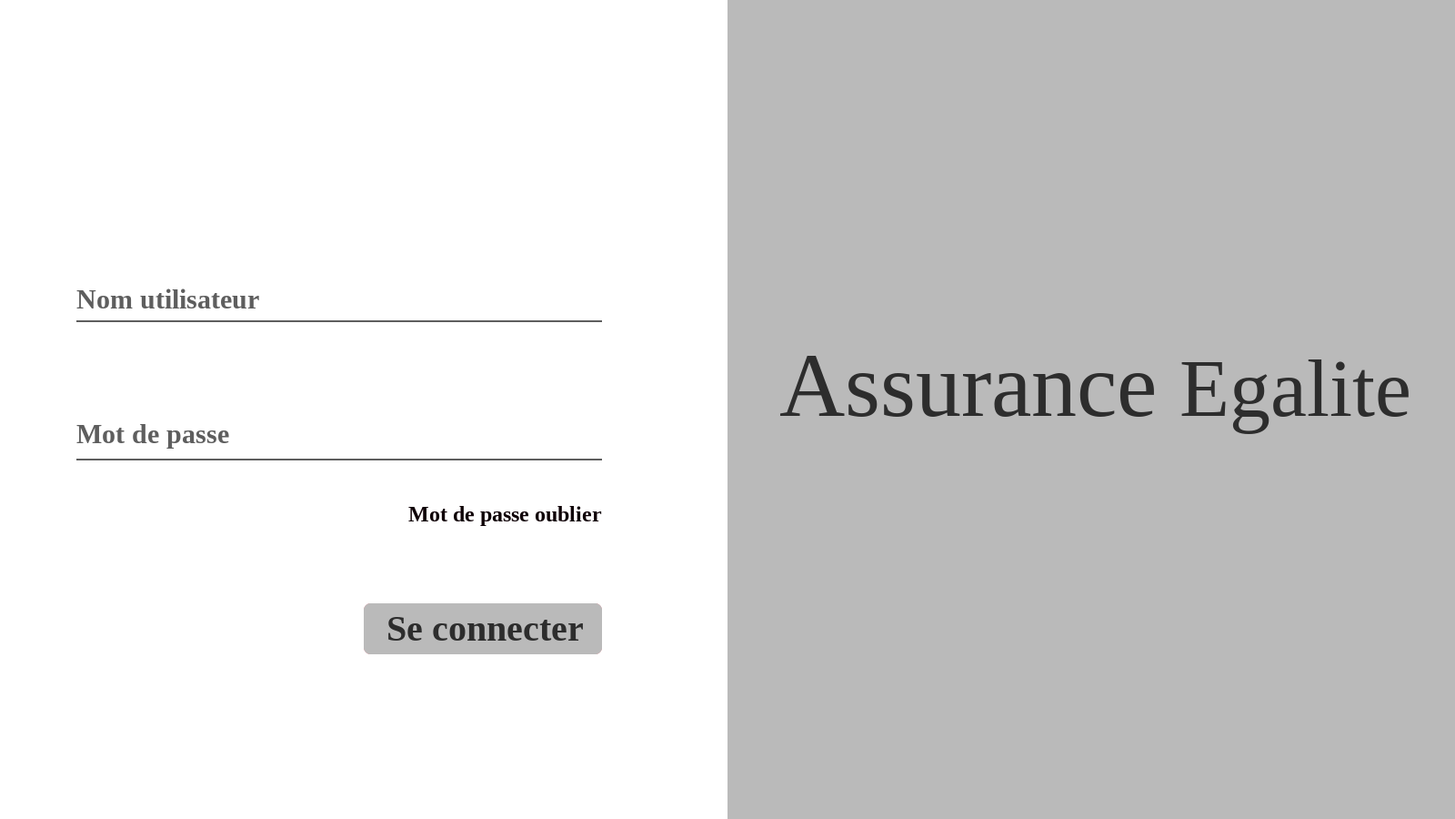
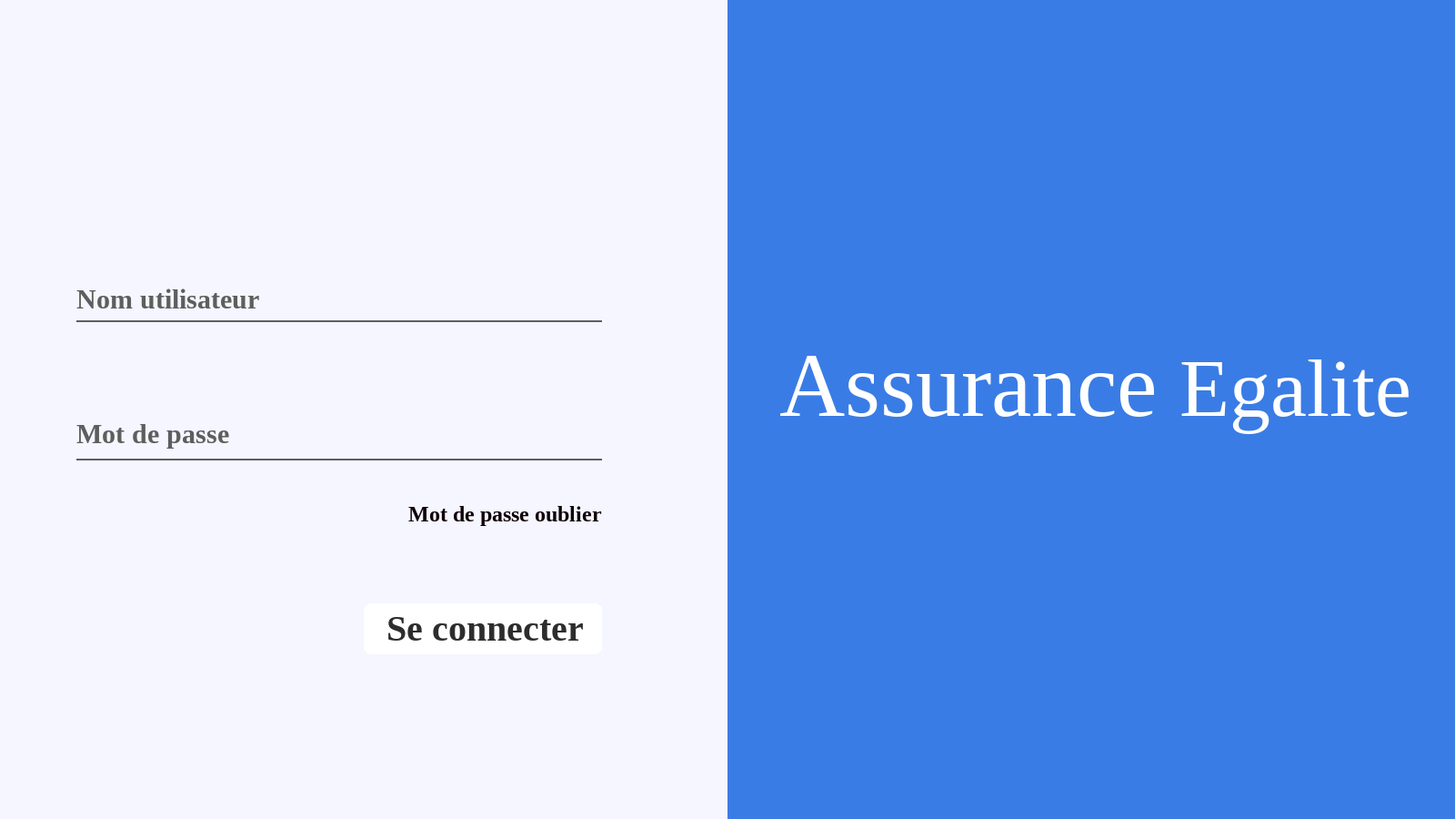
Revision of a layered 1455px x 819px image; what changed, layer by layer:
painted on "Assurance Egalite" over [779, 355, 1409, 434]
painted on "validation" over [363, 603, 603, 654]
painted on "cote_nom" over [727, 0, 1455, 819]
painted on "cote_fonction" over [0, 0, 728, 819]
